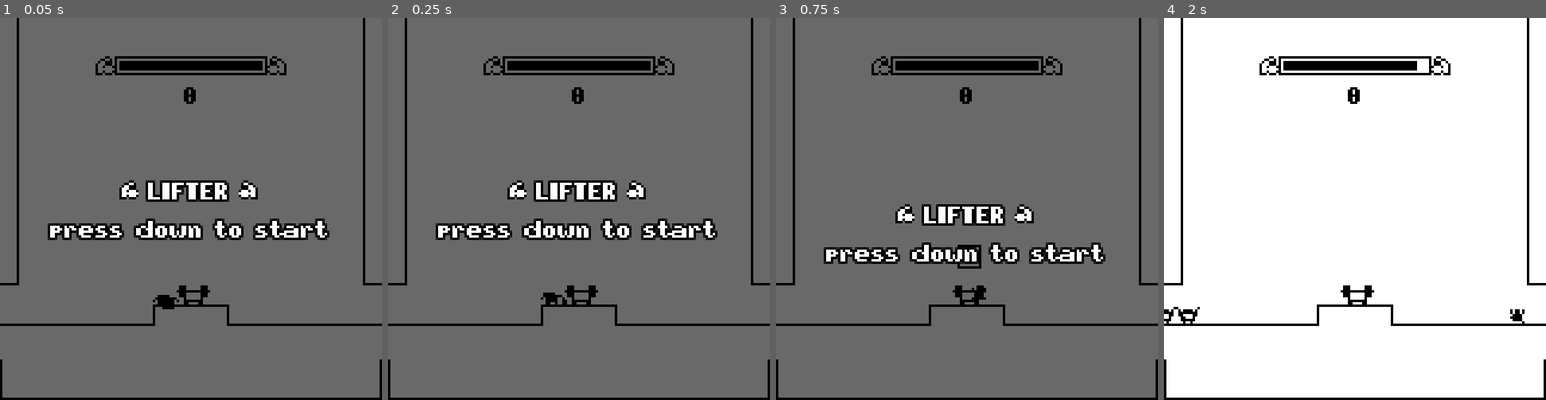
Above: before the commit, frames 1-4 (left to right).
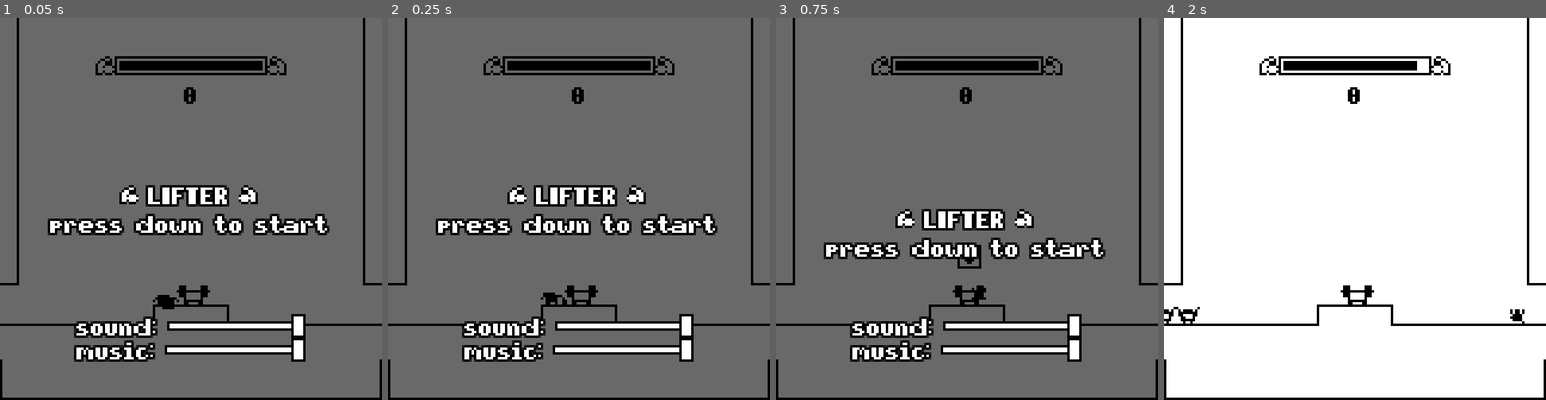
Above: after the commit, the same moments.

Repository: cauehenrique/lifter-game
Game: Godot game, scene res://game.tscn
Two runs of this game, one before a commit and one after it. Both use one fixed random seed, a clock stepped at 60 frames per second and the inputs below.
Inputs:
- Up to frame 1 (0.05 s): no input
- Up to frame 2 (0.25 s): no input
- Up to frame 3 (0.75 s): hold Right (player_right) from 0.53 s (still down); hold Down (player_lift) from 0.53 s (still down)
- Up to frame 4 (2 s): keep holding Right (player_right); tap Up (player_jump) at 0.77, 1.52 s; release Down (player_lift) at 1.28 s; tap Down (player_lift) at 1.35 s

The runs differ from the first frame. In frame 1, 7.7% of the frame differs, in the area x 12-87%, y 42-90%; in frame 2, 7.7%; in frame 3, 7.6%; in frame 4, nothing differs.

Commit message:
🎵 Added an audio system and volume sliders.

Diff:
--- a/scenes/game_start.tscn
+++ b/scenes/game_start.tscn
@@ -1,14 +1,58 @@
-[gd_scene load_steps=5 format=2]
+[gd_scene load_steps=14 format=2]
 
 [ext_resource path="res://fonts/game_default_font.tres" type="DynamicFont" id=1]
 [ext_resource path="res://sprites/power_arm.png" type="Texture" id=2]
 [ext_resource path="res://scripts/game_start.gd" type="Script" id=3]
+[ext_resource path="res://sprites/gui_buttons/slider_grabber_normal.png" type="Texture" id=4]
+[ext_resource path="res://sprites/gui_buttons/slider_grabber_active.png" type="Texture" id=5]
+[ext_resource path="res://sounds/sound_blip.wav" type="AudioStream" id=6]
+
+[sub_resource type="StyleBoxFlat" id=9]
+content_margin_top = 2.0
+content_margin_bottom = 2.0
+bg_color = Color( 0, 0, 0, 1 )
+
+[sub_resource type="StyleBoxFlat" id=10]
+bg_color = Color( 0.466667, 0.466667, 0.466667, 1 )
+border_width_left = 1
+border_width_top = 1
+border_width_bottom = 1
+border_color = Color( 0, 0, 0, 1 )
+anti_aliasing = false
+
+[sub_resource type="StyleBoxFlat" id=11]
+bg_color = Color( 1, 1, 1, 1 )
+border_width_left = 1
+border_width_top = 1
+border_width_bottom = 1
+border_color = Color( 0, 0, 0, 1 )
+
+[sub_resource type="StyleBoxFlat" id=7]
+content_margin_top = 2.0
+content_margin_bottom = 2.0
+bg_color = Color( 0, 0, 0, 1 )
+
+[sub_resource type="StyleBoxFlat" id=8]
+bg_color = Color( 0.466667, 0.466667, 0.466667, 1 )
+border_width_left = 1
+border_width_top = 1
+border_width_bottom = 1
+border_color = Color( 0, 0, 0, 1 )
+anti_aliasing = false
+
+[sub_resource type="StyleBoxFlat" id=6]
+bg_color = Color( 1, 1, 1, 1 )
+border_width_left = 1
+border_width_top = 1
+border_width_bottom = 1
+border_color = Color( 0, 0, 0, 1 )
+anti_aliasing = false
 
 [sub_resource type="Animation" id=1]
 resource_name = "go_away"
 length = 0.5
 tracks/0/type = "value"
-tracks/0/path = NodePath("center_container:rect_position")
+tracks/0/path = NodePath("title_center:rect_position")
 tracks/0/interp = 1
 tracks/0/loop_wrap = true
 tracks/0/imported = false
@@ -45,6 +89,18 @@
 "method": "queue_free"
 } ]
 }
+tracks/3/type = "value"
+tracks/3/path = NodePath("volumes_margin:modulate")
+tracks/3/interp = 1
+tracks/3/loop_wrap = true
+tracks/3/imported = false
+tracks/3/enabled = true
+tracks/3/keys = {
+"times": PoolRealArray( 0.3, 0.5 ),
+"transitions": PoolRealArray( 1, 1 ),
+"update": 0,
+"values": [ Color( 1, 1, 1, 1 ), Color( 1, 1, 1, 0 ) ]
+}
 
 [node name="game_start" type="Control"]
 anchor_right = 1.0
@@ -62,22 +118,22 @@
 "_edit_use_anchors_": false
 }
 
-[node name="center_container" type="CenterContainer" parent="."]
-anchor_right = 1.0
-anchor_bottom = 1.0
-__meta__ = {
-"_edit_use_anchors_": false
-}
-
-[node name="v_box_container" type="VBoxContainer" parent="center_container"]
+[node name="title_center" type="CenterContainer" parent="."]
+anchor_right = 1.0
+anchor_bottom = 1.0
+mouse_filter = 1
+__meta__ = {
+"_edit_use_anchors_": false
+}
+
+[node name="title_vbox" type="VBoxContainer" parent="title_center"]
 margin_left = 21.0
-margin_top = 68.0
+margin_top = 70.0
 margin_right = 138.0
-margin_bottom = 92.0
-custom_constants/separation = 8
-alignment = 1
-
-[node name="title_hbox" type="HBoxContainer" parent="center_container/v_box_container"]
+margin_bottom = 90.0
+alignment = 1
+
+[node name="title_hbox" type="HBoxContainer" parent="title_center/title_vbox"]
 margin_right = 117.0
 margin_bottom = 8.0
 custom_constants/separation = 4
@@ -86,13 +142,13 @@
 "_edit_use_anchors_": false
 }
 
-[node name="left_arm" type="TextureRect" parent="center_container/v_box_container/title_hbox"]
+[node name="left_arm" type="TextureRect" parent="title_center/title_vbox/title_hbox"]
 margin_left = 29.0
 margin_right = 37.0
 margin_bottom = 8.0
 texture = ExtResource( 2 )
 
-[node name="game_title" type="Label" parent="center_container/v_box_container/title_hbox"]
+[node name="game_title" type="Label" parent="title_center/title_vbox/title_hbox"]
 margin_left = 41.0
 margin_right = 75.0
 margin_bottom = 8.0
@@ -104,17 +160,17 @@
 "_edit_use_anchors_": false
 }
 
-[node name="right_arm" type="TextureRect" parent="center_container/v_box_container/title_hbox"]
+[node name="right_arm" type="TextureRect" parent="title_center/title_vbox/title_hbox"]
 margin_left = 79.0
 margin_right = 87.0
 margin_bottom = 8.0
 texture = ExtResource( 2 )
 flip_h = true
 
-[node name="start_label" type="Label" parent="center_container/v_box_container"]
-margin_top = 16.0
+[node name="start_label" type="Label" parent="title_center/title_vbox"]
+margin_top = 12.0
 margin_right = 117.0
-margin_bottom = 24.0
+margin_bottom = 20.0
 custom_fonts/font = ExtResource( 1 )
 text = "press down to start"
 align = 1
@@ -123,5 +179,87 @@
 "_edit_use_anchors_": false
 }
 
+[node name="volumes_margin" type="MarginContainer" parent="."]
+anchor_top = 1.0
+anchor_right = 1.0
+anchor_bottom = 1.0
+margin_top = -52.0
+mouse_filter = 1
+custom_constants/margin_right = 32
+custom_constants/margin_top = 16
+custom_constants/margin_left = 32
+custom_constants/margin_bottom = 16
+__meta__ = {
+"_edit_use_anchors_": false
+}
+
+[node name="volumes_vbox" type="VBoxContainer" parent="volumes_margin"]
+margin_left = 32.0
+margin_top = 16.0
+margin_right = 128.0
+margin_bottom = 36.0
+custom_constants/separation = 0
+
+[node name="sound_hbox" type="HBoxContainer" parent="volumes_margin/volumes_vbox"]
+margin_right = 96.0
+margin_bottom = 10.0
+alignment = 1
+
+[node name="sound_label" type="Label" parent="volumes_margin/volumes_vbox/sound_hbox"]
+margin_top = 1.0
+margin_right = 34.0
+margin_bottom = 9.0
+custom_fonts/font = ExtResource( 1 )
+text = "sound:"
+
+[node name="sound_slider" type="HSlider" parent="volumes_margin/volumes_vbox/sound_hbox"]
+margin_left = 38.0
+margin_right = 96.0
+margin_bottom = 10.0
+focus_mode = 0
+size_flags_horizontal = 3
+custom_icons/grabber_highlight = ExtResource( 5 )
+custom_icons/grabber = ExtResource( 4 )
+custom_styles/slider = SubResource( 9 )
+custom_styles/grabber_area_highlight = SubResource( 10 )
+custom_styles/grabber_area = SubResource( 11 )
+max_value = 10.0
+value = 10.0
+rounded = true
+scrollable = false
+
+[node name="test_sound" type="AudioStreamPlayer" parent="volumes_margin/volumes_vbox/sound_hbox"]
+stream = ExtResource( 6 )
+bus = "Sound"
+
+[node name="music_hbox" type="HBoxContainer" parent="volumes_margin/volumes_vbox"]
+margin_top = 10.0
+margin_right = 96.0
+margin_bottom = 20.0
+alignment = 1
+
+[node name="music_label" type="Label" parent="volumes_margin/volumes_vbox/music_hbox"]
+margin_top = 1.0
+margin_right = 33.0
+margin_bottom = 9.0
+custom_fonts/font = ExtResource( 1 )
+text = "music:"
+
+[node name="music_slider" type="HSlider" parent="volumes_margin/volumes_vbox/music_hbox"]
+margin_left = 37.0
+margin_right = 96.0
+margin_bottom = 10.0
+focus_mode = 0
+size_flags_horizontal = 3
+custom_icons/grabber_highlight = ExtResource( 5 )
+custom_icons/grabber = ExtResource( 4 )
+custom_styles/slider = SubResource( 7 )
+custom_styles/grabber_area_highlight = SubResource( 8 )
+custom_styles/grabber_area = SubResource( 6 )
+max_value = 10.0
+value = 10.0
+rounded = true
+scrollable = false
+
 [node name="animation_player" type="AnimationPlayer" parent="."]
 anims/go_away = SubResource( 1 )
--- a/scripts/game_start.gd
+++ b/scripts/game_start.gd
@@ -1,6 +1,22 @@
 extends Control
 
 onready var animation_player : AnimationPlayer = $animation_player
+
+onready var sound_slider : HSlider = $volumes_margin/volumes_vbox/sound_hbox/sound_slider
+onready var music_slider : HSlider = $volumes_margin/volumes_vbox/music_hbox/music_slider
+onready var sound_blip : AudioStreamPlayer = $volumes_margin/volumes_vbox/sound_hbox/test_sound
+
+var music_bus_idx : int = AudioServer.get_bus_index("Music")
+var sound_bus_idx : int = AudioServer.get_bus_index("Sound")
+
+const MUSIC_START_DB : int = 12
+
+func _ready() -> void:
+	sound_slider.value = Global.last_sound_db
+	music_slider.value = Global.last_music_db
+
+	sound_slider.connect("value_changed", self, "change_sound_volume")
+	music_slider.connect("value_changed", self, "change_music_volume")
 
 func _input(event: InputEvent) -> void:
 	if event.is_action_pressed("player_lift") and not Global.game_start:
@@ -8,3 +24,21 @@
 		animation_player.play("go_away")
 
 		get_tree().set_input_as_handled()
+
+func change_sound_volume(new_value : float) -> void:
+	print("Sound Slider changed: " + str(new_value))
+
+	Global.last_sound_db = new_value
+
+	AudioServer.set_bus_mute(sound_bus_idx, (new_value <= 0))
+	AudioServer.set_bus_volume_db(sound_bus_idx, (new_value - 10))
+
+	sound_blip.play()
+
+func change_music_volume(new_value : float) -> void:
+	print("Music Slider changed: " + str(new_value))
+
+	Global.last_music_db = new_value
+
+	AudioServer.set_bus_mute(music_bus_idx, (new_value <= 0))
+	AudioServer.set_bus_volume_db(music_bus_idx, (new_value - 10) - MUSIC_START_DB)
--- a/scripts/global.gd
+++ b/scripts/global.gd
@@ -14,8 +14,12 @@
 var game_start : bool = false
 var game_over : bool = false
 
-var best_score : int = 0
-var last_score : int = 0
+var last_sound_db : float = 10.0
+var last_music_db : float = 10.0
+
+# TODO: Save the score locally.
+#var best_score : int = 0
+#var last_score : int = 0
 
 var dark_mode : bool = false setget set_dark_mode
 
Not shown, added: sounds/sound_blip.wav.import
Binary file added: sprites/gui_buttons/slider_grabber_active.png
Not shown, added: sprites/gui_buttons/slider_grabber_active.png.import
Binary file added: sprites/gui_buttons/slider_grabber_normal.png
Not shown, added: sprites/gui_buttons/slider_grabber_normal.png.import
Not shown, added: sounds/sound_blip.wav
